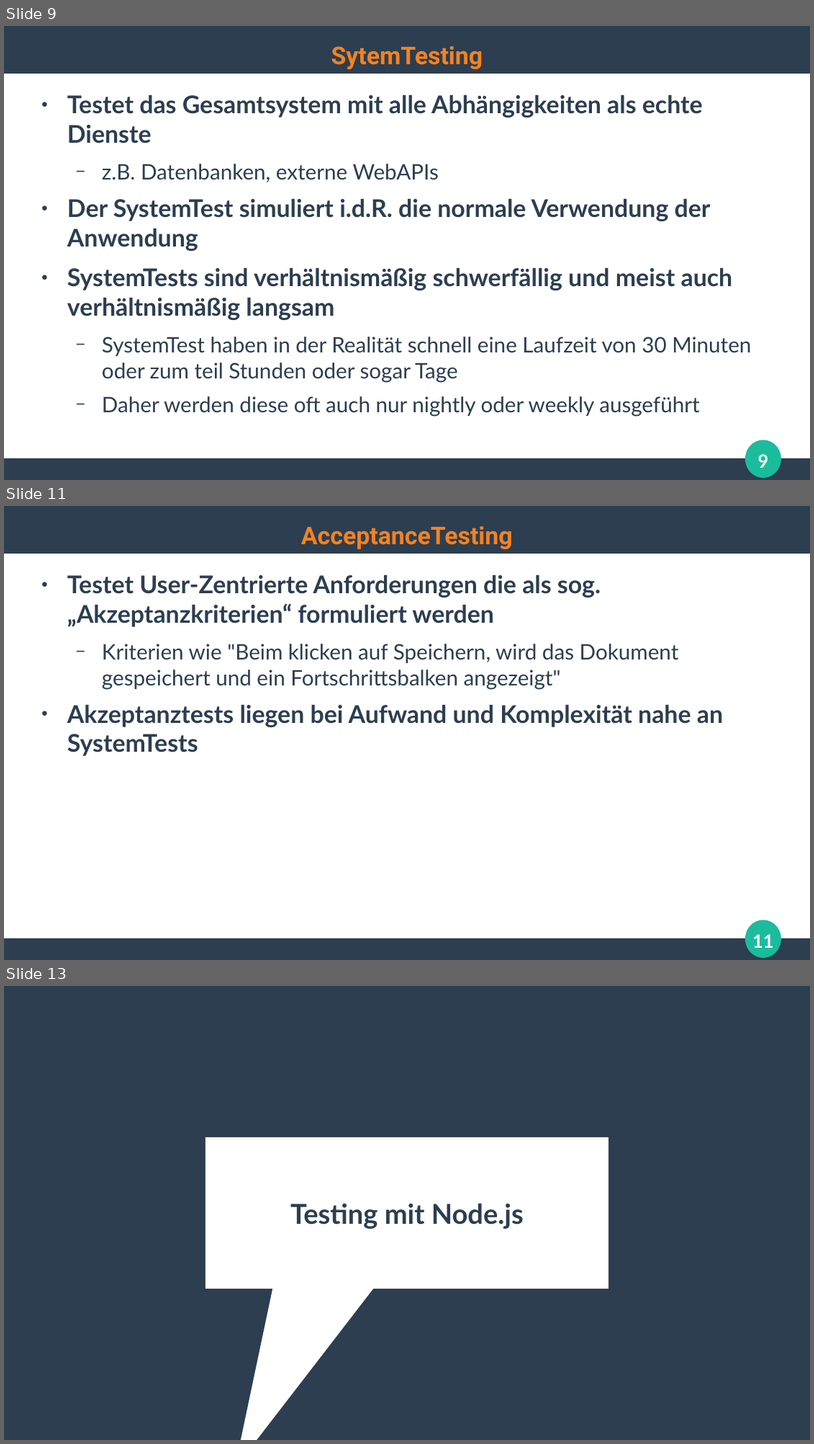
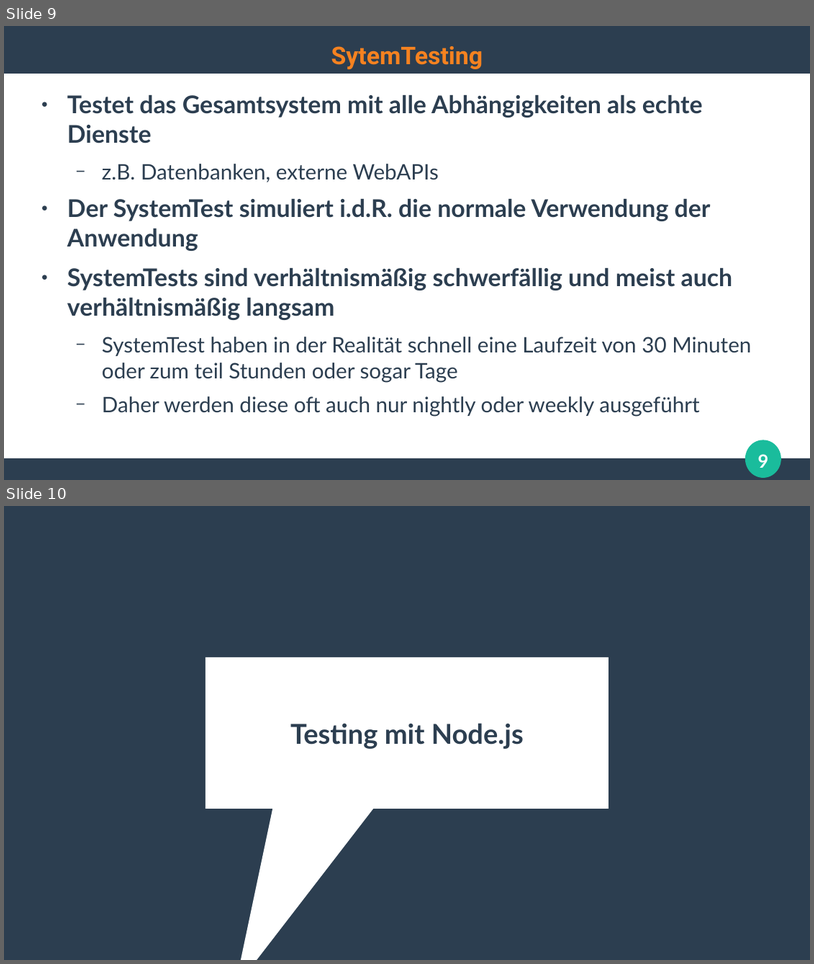
Before and after one commit to ghandmann/HS-AlbSig-WebAnwendungen2, a slide deck: Kapitel/09_ModerneSoftwareentwicklung.odp. Shown one above the other, each under a label of ours: slides 9, 11 and 13 before the commit, slides 9 and 10 after it; the slides between them are not shown. The pictures are 814x1444 and 814x964 pixels, drawn with LibreOffice and Linux fonts; fonts in the diff are those of the drawing. Boxes give left, top, right and bottom in pixels: in the first picture for what was removed or moved away, otherwise in the second. Text is boxed around its words. In the diff, an @@ line names an element or a change of style, - is before the commit and + after.

```diff
--- a/Kapitel/09_ModerneSoftwareentwicklung.odp
+++ b/Kapitel/09_ModerneSoftwareentwicklung.odp
@@ slide 11 removed at <box>4,506,810,960</box>, background #FFFFFF; not listed: 3 template elements that a slide beside it also shows @@
@@ title removed at <box>301,526,513,549</box> @@
-AcceptanceTesting
@@ text removed at <box>67,575,723,756</box> @@
-● Testet User-Zentrierte Anforderungen die als sog. „Akzeptanzkriterien“ formuliert werden
-  − Kriterien wie "Beim klicken auf Speichern, wird das Dokument gespeichert und ein Fortschrittsbalken angezeigt"
-● Akzeptanztests liegen bei Aufwand und Komplexität nahe an SystemTests
@@ page number removed at <box>753,934,774,947</box> @@
-11
@@ what was slide 13 is now slide 10 @@
```
Also in this commit, not shown: 3 slides changed, 2 other slides removed.
